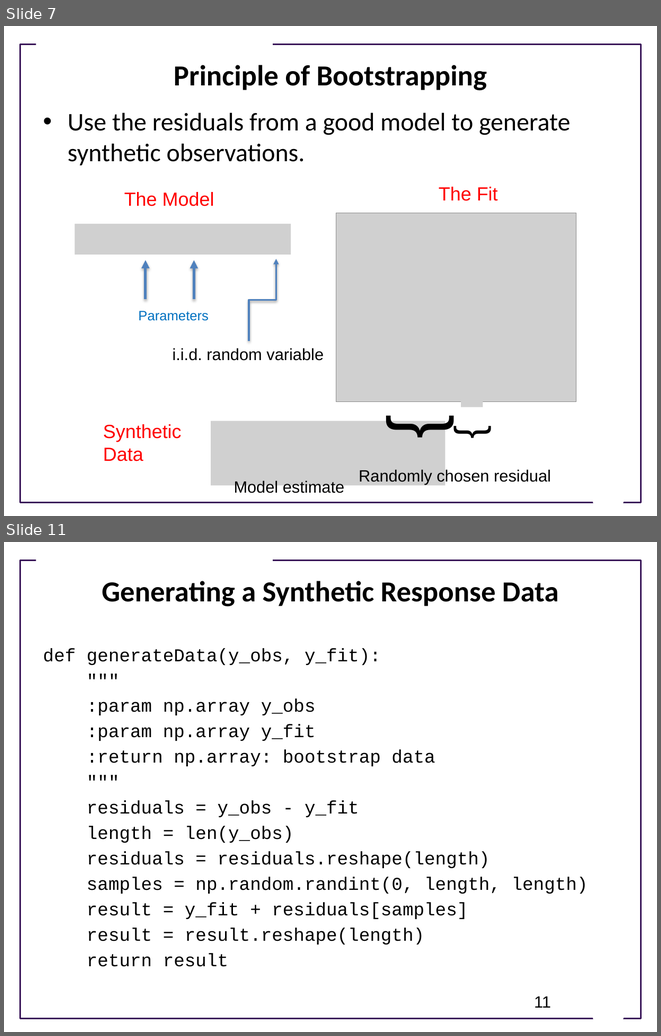
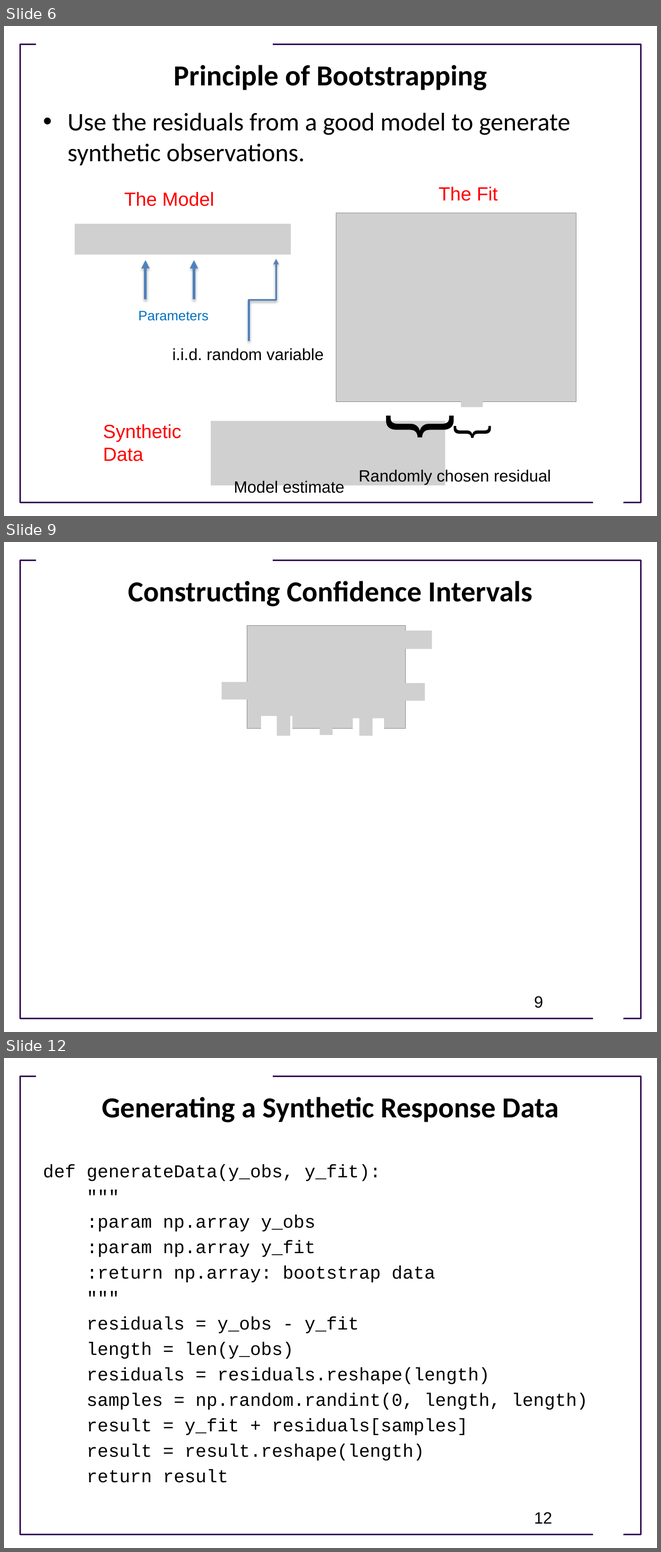
Before and after one commit to ModelEngineering/advancing-biomedical-models, a slide deck: lectures/lecture_11/Lecture_11_Parameter_Confidence_Intervals_With_Bootstrapping.pptx. Shown one above the other, each under a label of ours: slides 7 and 11 before the commit, slides 6, 9 and 12 after it; the slides between them are not shown. The pictures are 661x1036 and 661x1552 pixels, drawn with LibreOffice and Linux fonts; fonts in the diff are those of the drawing; grey boxes stand for pictures; background and template pictures are left out. Boxes give left, top, right and bottom in pixels: in the first picture for what was removed or moved away, otherwise in the second. Text is boxed around its words. In the diff, an @@ line names an element or a change of style, - is before the commit and + after.

```diff
--- a/lectures/lecture_11/Lecture_11_Parameter_Confidence_Intervals_With_Bootstrapping.pptx
+++ b/lectures/lecture_11/Lecture_11_Parameter_Confidence_Intervals_With_Bootstrapping.pptx
@@ slide 9 added at bbox=[4, 542, 657, 1032], background #FFFFFF; not listed: 3 template elements that a slide beside it also shows @@
@@ title added at bbox=[128, 581, 532, 607], 32 pt, text #000000, bold @@
+Constructing Confidence Intervals
@@ group added at bbox=[221, 626, 432, 740]: 8 pictures, 2 rectangles @@
@@ page number added at bbox=[534, 996, 543, 1008], 18 pt, text #000000 @@
+9
@@ what was slide 7 is now slide 6 @@
@@ what was slide 11 is now slide 12 @@
@@ page number at bbox=[534, 1512, 552, 1523]: text changed @@
-11
+12
```
Also in this commit, not shown: 3 slides changed, 3 other slides added, 2 slides removed.
